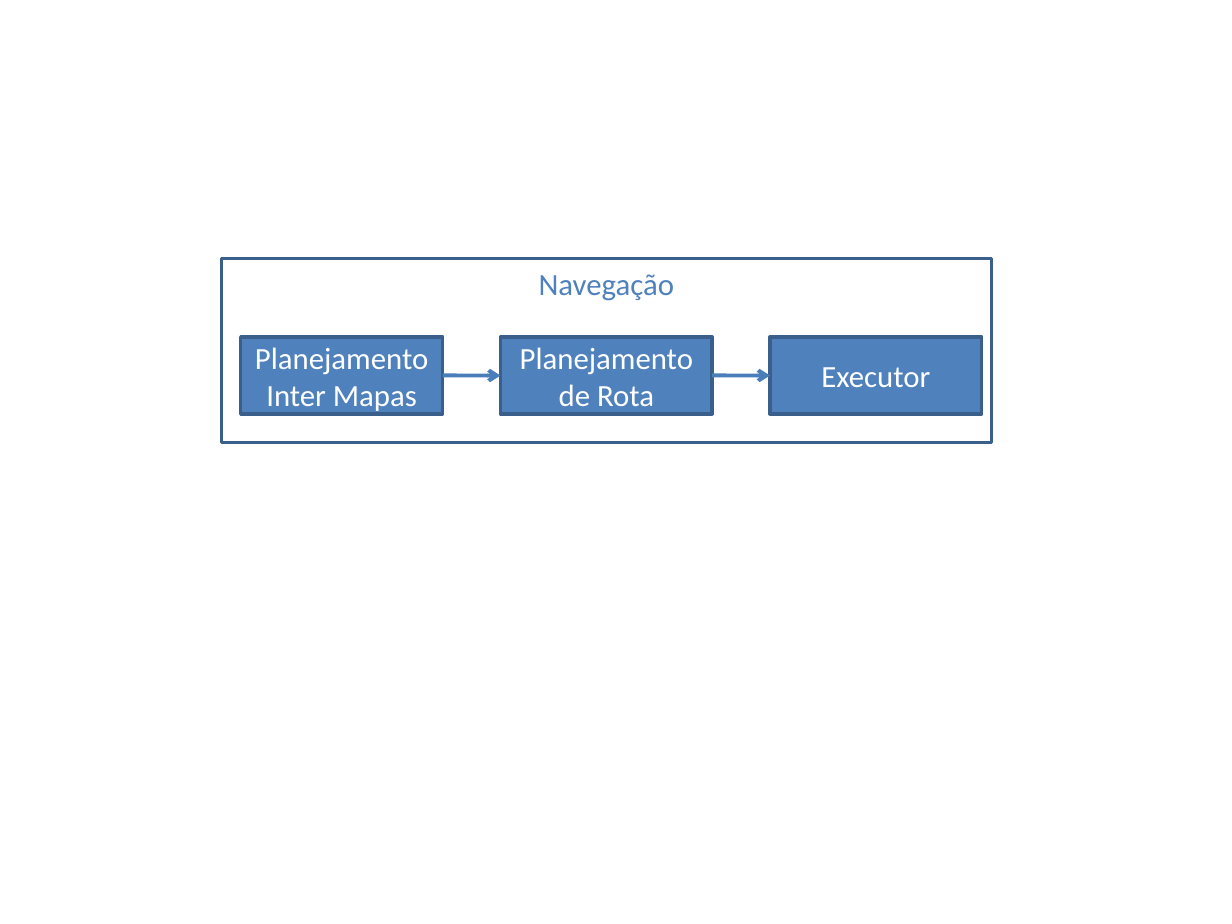
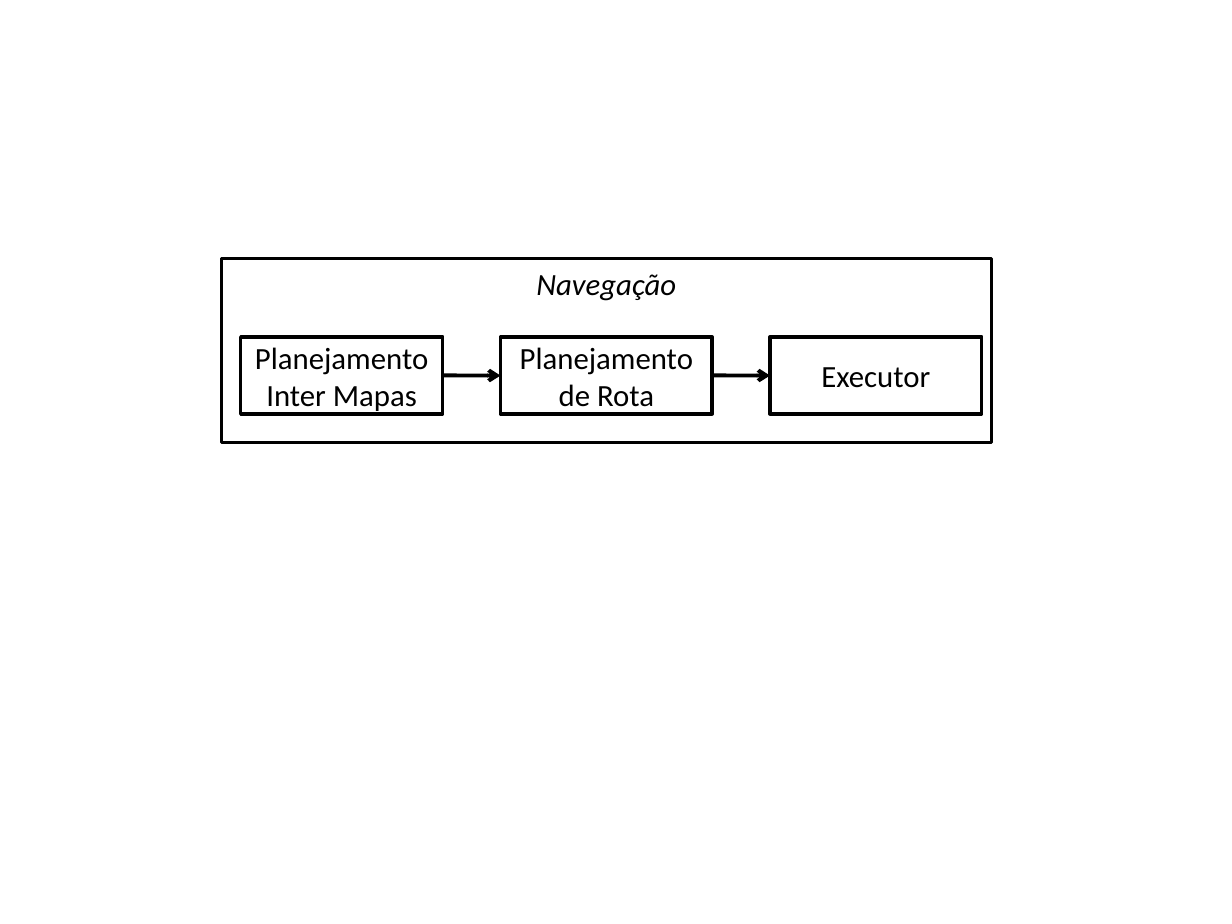
Before and after one commit to rafaelhdr/tccsauron, a slide deck: slide 2 of docs/arquiteturaGeral.pptx. Drawn at 1232x924 pixels with LibreOffice and Linux fonts; fonts in the diff are those of the drawing. Boxes give left, top, right and bottom in pixels: in the first picture for what was removed or moved away, otherwise in the second. Text is boxed around its words. In the diff, an @@ line names an element or a change of style, - is before the commit and + after.

```diff
--- a/docs/arquiteturaGeral.pptx
+++ b/docs/arquiteturaGeral.pptx
@@ rectangle "Navegação" at [222, 259, 992, 442]: text colour #4F81BD to #000000, italic on; fill #FFFFFF to none; outline #3A5F8C 2 pt to #000000 2 pt @@
@@ text colour #FFFFFF to #000000; fill #4F81BD to none; outline #3A5F8C 2 pt to #000000 2 pt in 3 elements at [240, 336, 442, 414], [500, 336, 712, 414], [770, 336, 982, 414] @@
@@ arrow (442, 376) - (500, 376): stroke #4B7EBC 2.25 pt to #000000 2.25 pt @@
@@ arrow (712, 376) - (770, 376): stroke #4B7EBC 2.25 pt to #000000 2.25 pt @@
```
Also in this commit, not shown: 2 other slides changed, 8 other files.
